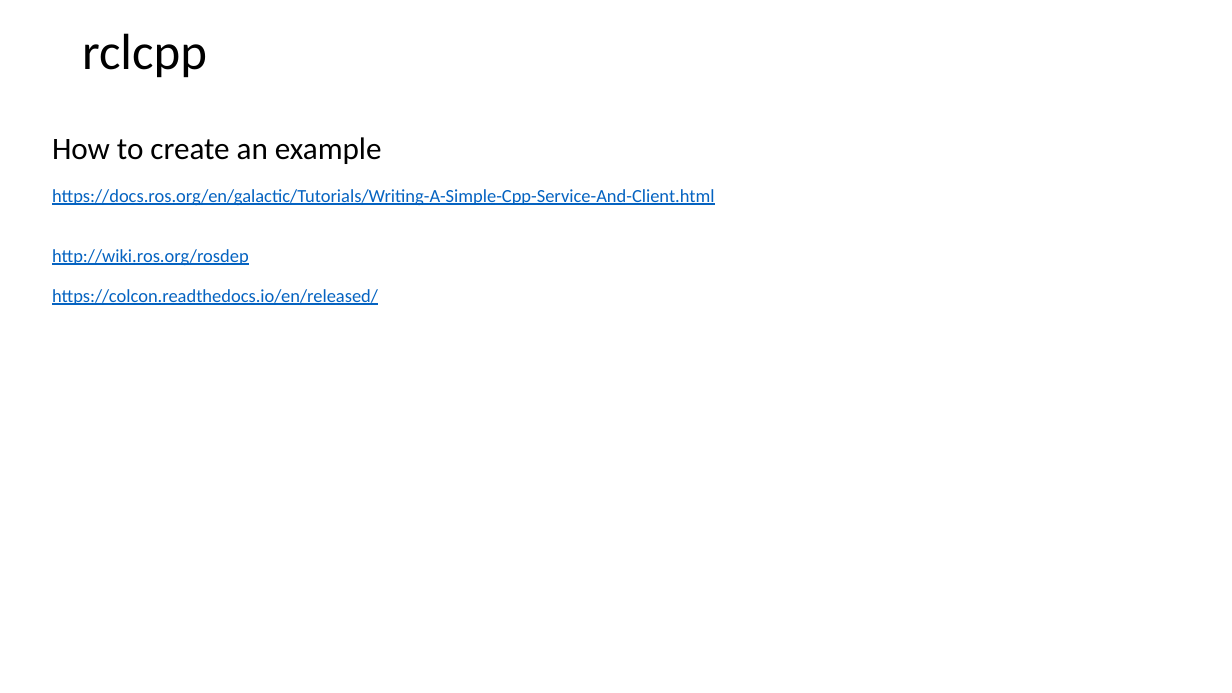
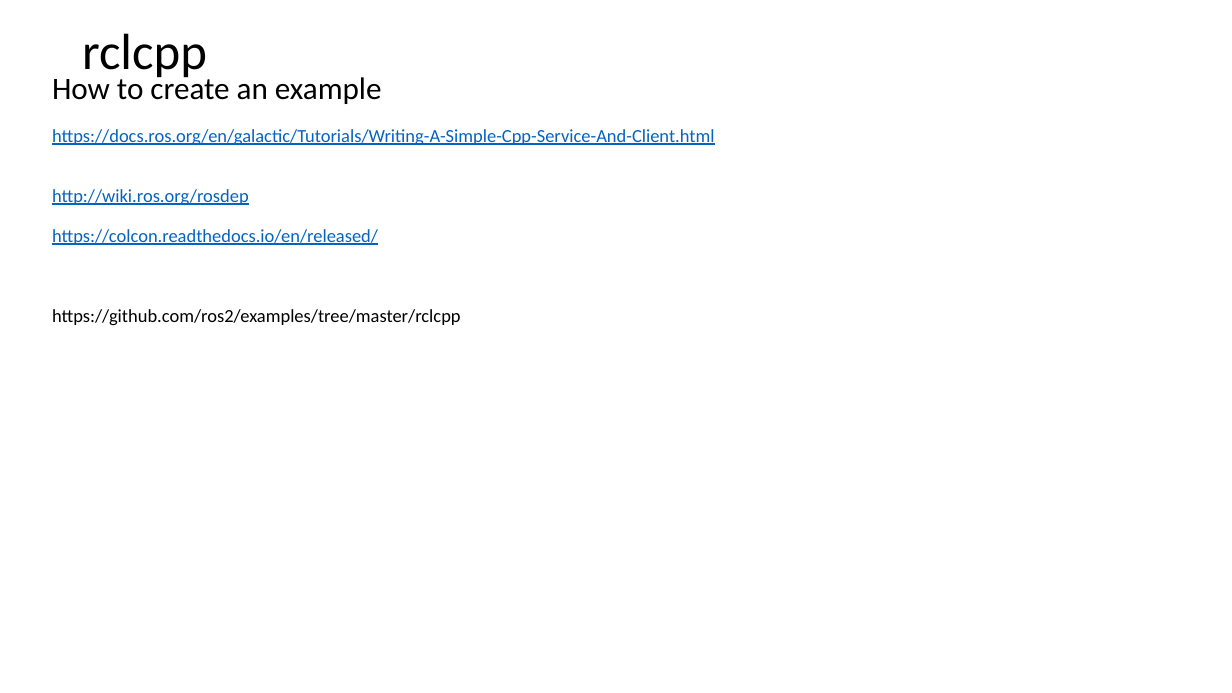
Before and after one commit to letrthong/ros2, a slide deck: slide 8 of ros2.pptx. Drawn at 1232x693 pixels with LibreOffice and Linux fonts; fonts in the diff are those of the drawing. Boxes give left, top, right and bottom in pixels: in the first picture for what was removed or moved away, otherwise in the second. Text is boxed around its words. In the diff, an @@ line names an element or a change of style, - is before the commit and + after.

```diff
--- a/ros2.pptx
+++ b/ros2.pptx
@@ title at (52,73,715,325): text changed @@
-How to create an example
-https://docs.ros.org/en/galactic/Tutorials/Writing-A-Simple-Cpp-Service-And-Client.html
-http://wiki.ros.org/rosdep
-https://colcon.readthedocs.io/en/released/
+How to create an example
+https://docs.ros.org/en/galactic/Tutorials/Writing-A-Simple-Cpp-Service-And-Client.html
+http://wiki.ros.org/rosdep
+https://colcon.readthedocs.io/en/released/
+https://github.com/ros2/examples/tree/master/rclcpp
```
Also in this commit, not shown: 1 other file.
